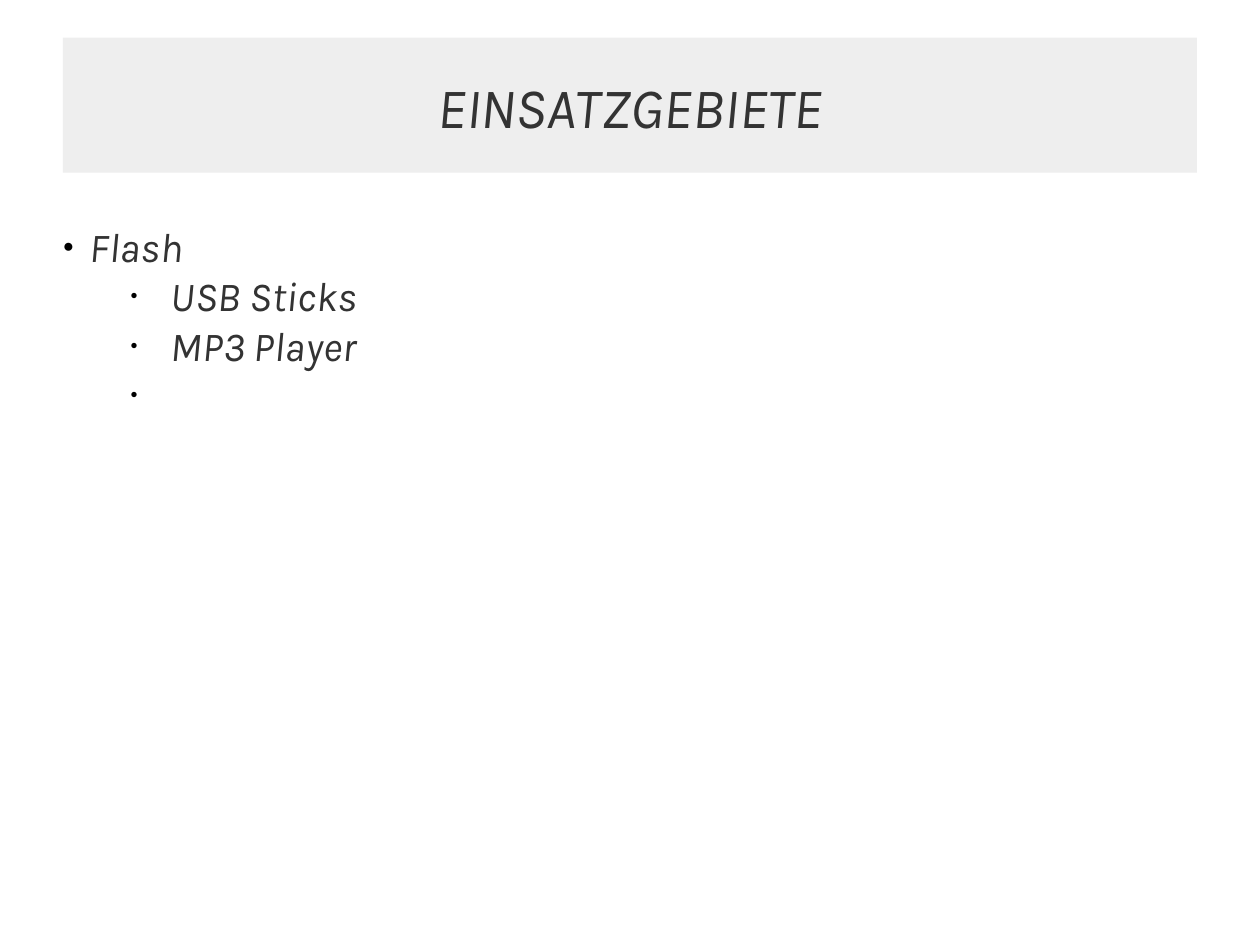
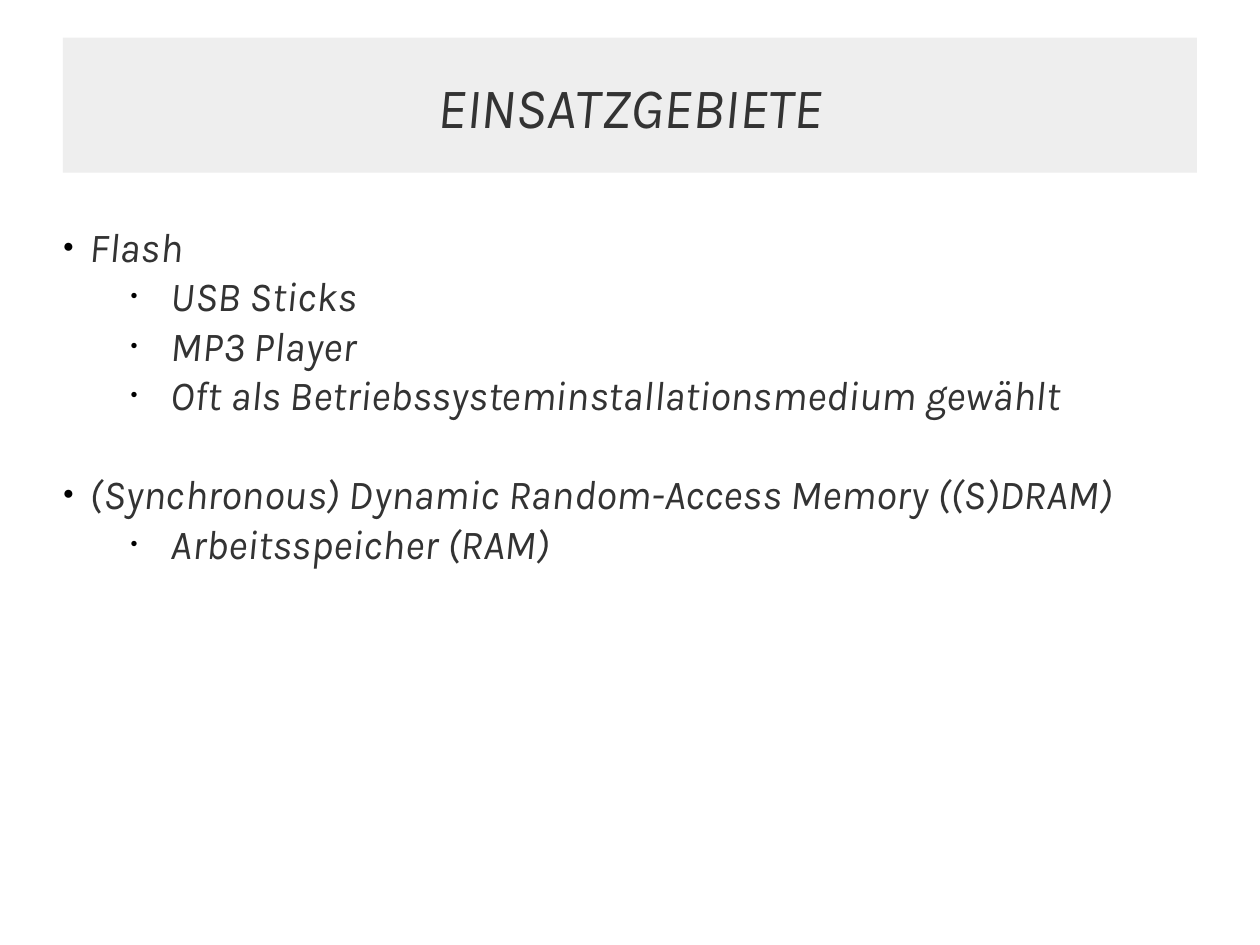
Before and after one commit to JMFootBallPlyr/Hard-drive-system-, a slide deck: slide 14 of WRK/presents/01 - types of drives/types of drives.odp (slide 17 before the commit). Drawn at 1260x945 pixels with LibreOffice and Linux fonts; fonts in the diff are those of the drawing. Boxes give left, top, right and bottom in pixels: in the first picture for what was removed or moved away, otherwise in the second. Text is boxed around its words. In the diff, an @@ line names an element or a change of style, - is before the commit and + after.

```diff
--- a/WRK/presents/01 - types of drives/types of drives.odp
+++ b/WRK/presents/01 - types of drives/types of drives.odp
@@ text at (90, 381, 1112, 569): paragraphs added @@
+  ● Oft als Betriebssysteminstallationsmedium gewählt
+● (Synchronous) Dynamic Random-Access Memory ((S)DRAM)
+  ● Arbeitsspeicher (RAM)
```
Also in this commit, not shown: 4 other slides changed, 2 slides added, 4 slides removed, 3 other files.
